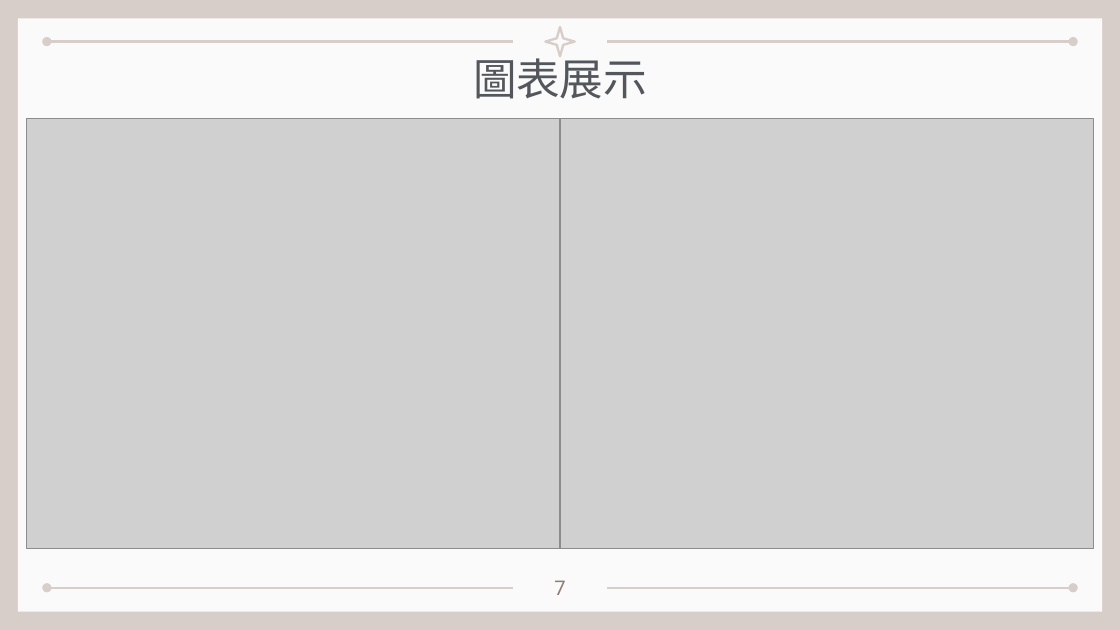
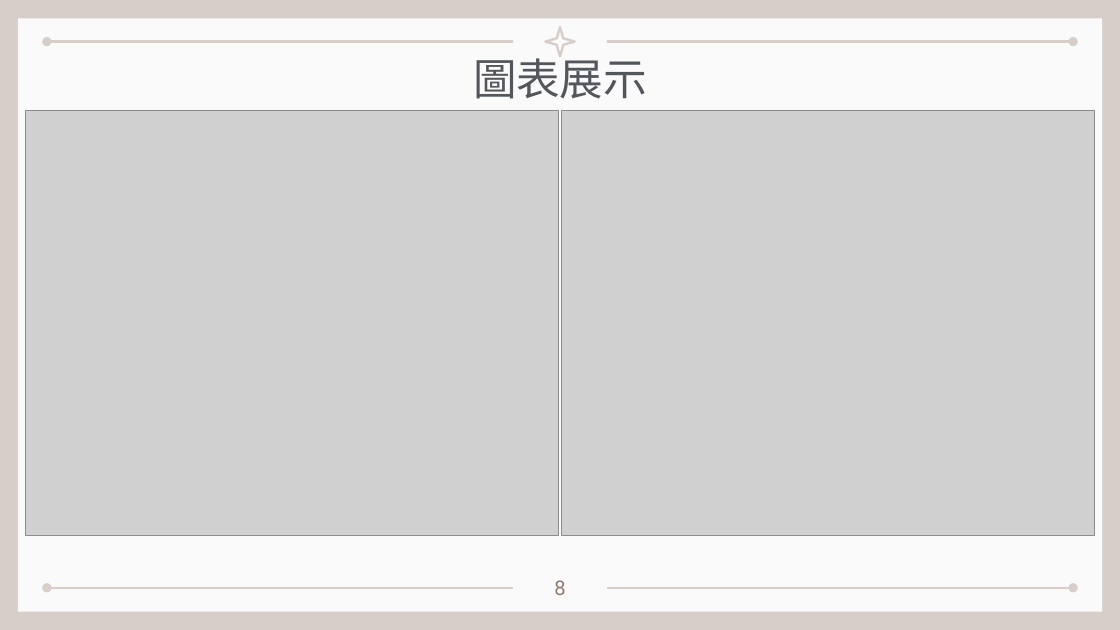
Before and after one commit to kionce57/Taiwan_Job_Market_Analysis, a slide deck: slide 9 of 程式介紹與展示.pptx (slide 8 before the commit). Drawn at 1120x630 pixels with LibreOffice and Linux fonts; fonts in the diff are those of the drawing; grey boxes stand for pictures. Boxes give left, top, right and bottom in pixels: in the first picture for what was removed or moved away, otherwise in the second. Text is boxed around its words. In the diff, an @@ line names an element or a change of style, - is before the commit and + after.

```diff
--- a/程式介紹與展示.pptx
+++ b/程式介紹與展示.pptx
@@ picture: place and size @@
-picture at [27, 119, 560, 549]
+picture at [26, 110, 559, 535]
@@ picture: place and size @@
-picture at [560, 119, 1093, 549]
+picture at [561, 110, 1094, 535]
@@ text at [554, 580, 565, 595]: text changed @@
-7
+8
```
Also in this commit, not shown: 3 other slides changed, 1 slide removed, 20 other files.
